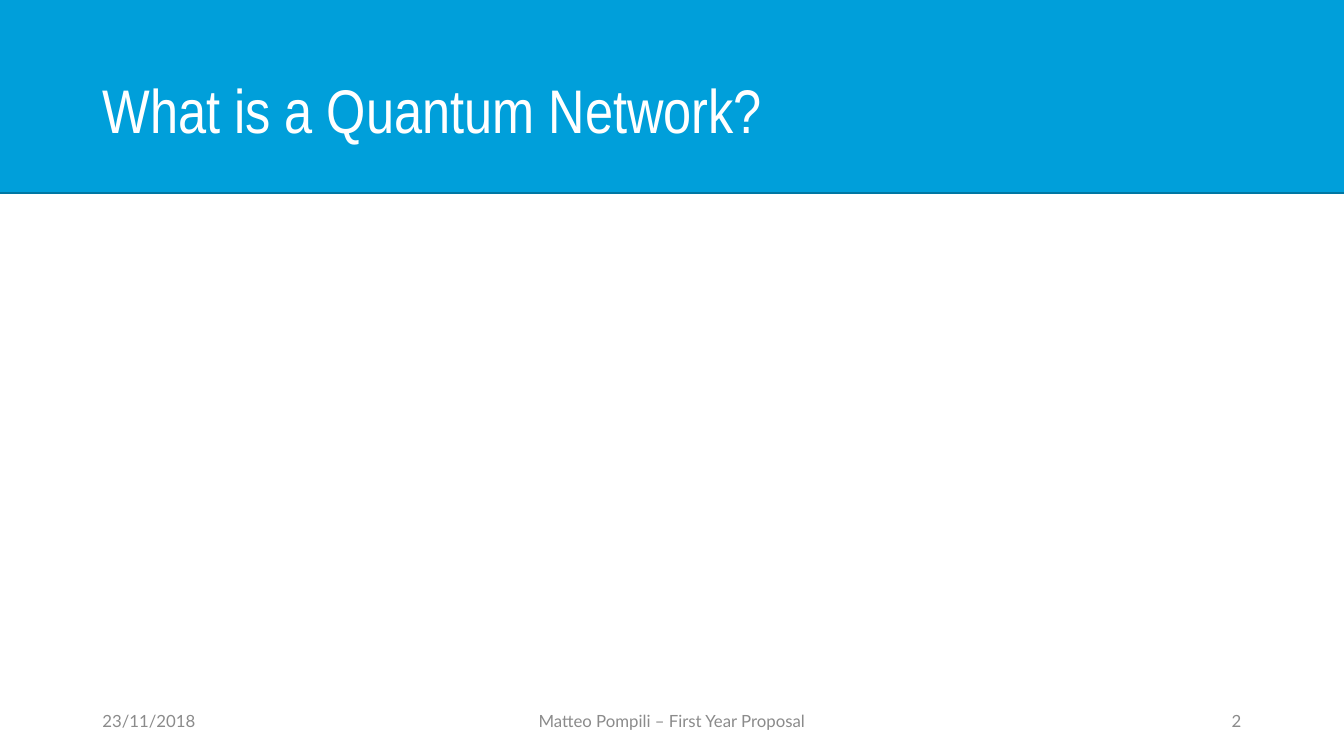
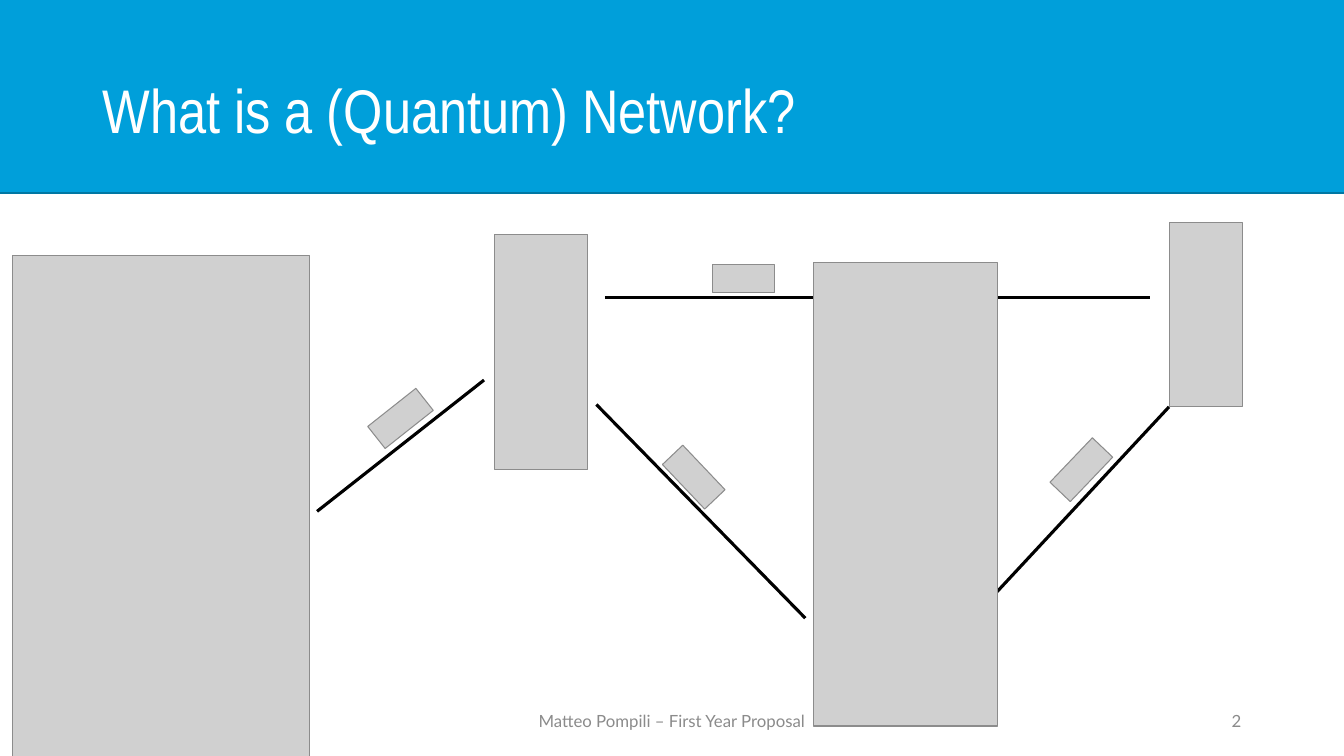
Before and after one commit to matpompili/go-nogo, a slide deck: slide 2 of presentation/Go_NoGo_Presentation.pptx. Drawn at 1344x756 pixels with LibreOffice and Linux fonts; fonts in the diff are those of the drawing; grey boxes stand for pictures. Boxes give left, top, right and bottom in pixels: in the first picture for what was removed or moved away, otherwise in the second. Text is boxed around its words. In the diff, an @@ line names an element or a change of style, - is before the commit and + after.

```diff
--- a/presentation/Go_NoGo_Presentation.pptx
+++ b/presentation/Go_NoGo_Presentation.pptx
@@ title at box(102, 88, 795, 145): text changed @@
-What is a Quantum Network?
+What is a (Quantum) Network?
@@ picture added at box(495, 235, 589, 471) @@
@@ picture added at box(1170, 223, 1243, 407) @@
@@ picture added at box(12, 255, 310, 756) @@
@@ picture added at box(713, 264, 774, 292) @@
@@ picture added at box(814, 263, 997, 727) @@
@@ line added from (605, 297) to (1150, 297), #000000 2.25 pt @@
@@ line added from (318, 511) to (484, 380), #000000 2.25 pt @@
@@ picture added at box(368, 388, 434, 449) @@
@@ line added from (597, 404) to (806, 618), #000000 2.25 pt @@
@@ line added from (994, 596) to (1170, 407), #000000 2.25 pt @@
@@ picture added at box(663, 445, 726, 509) @@
@@ picture added at box(1050, 438, 1113, 502) @@
@@ text removed at box(102, 715, 195, 728) @@
-23/11/2018
```
Also in this commit, not shown: 1 other slide changed, 2 slides added, 1 other file.
